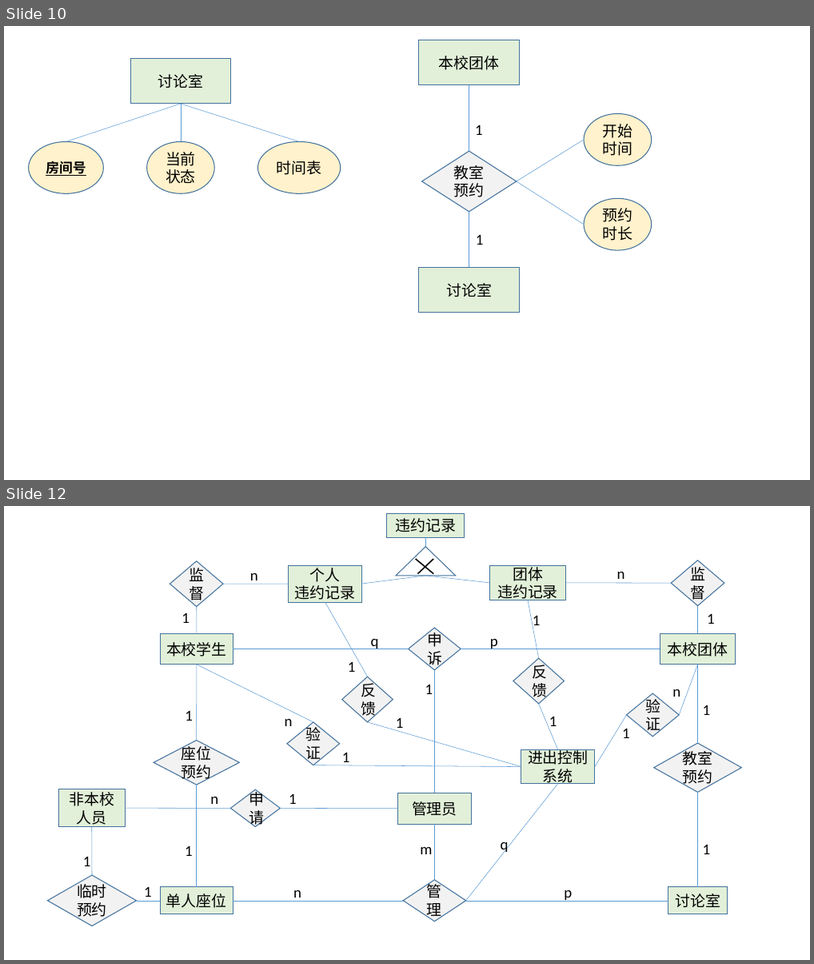
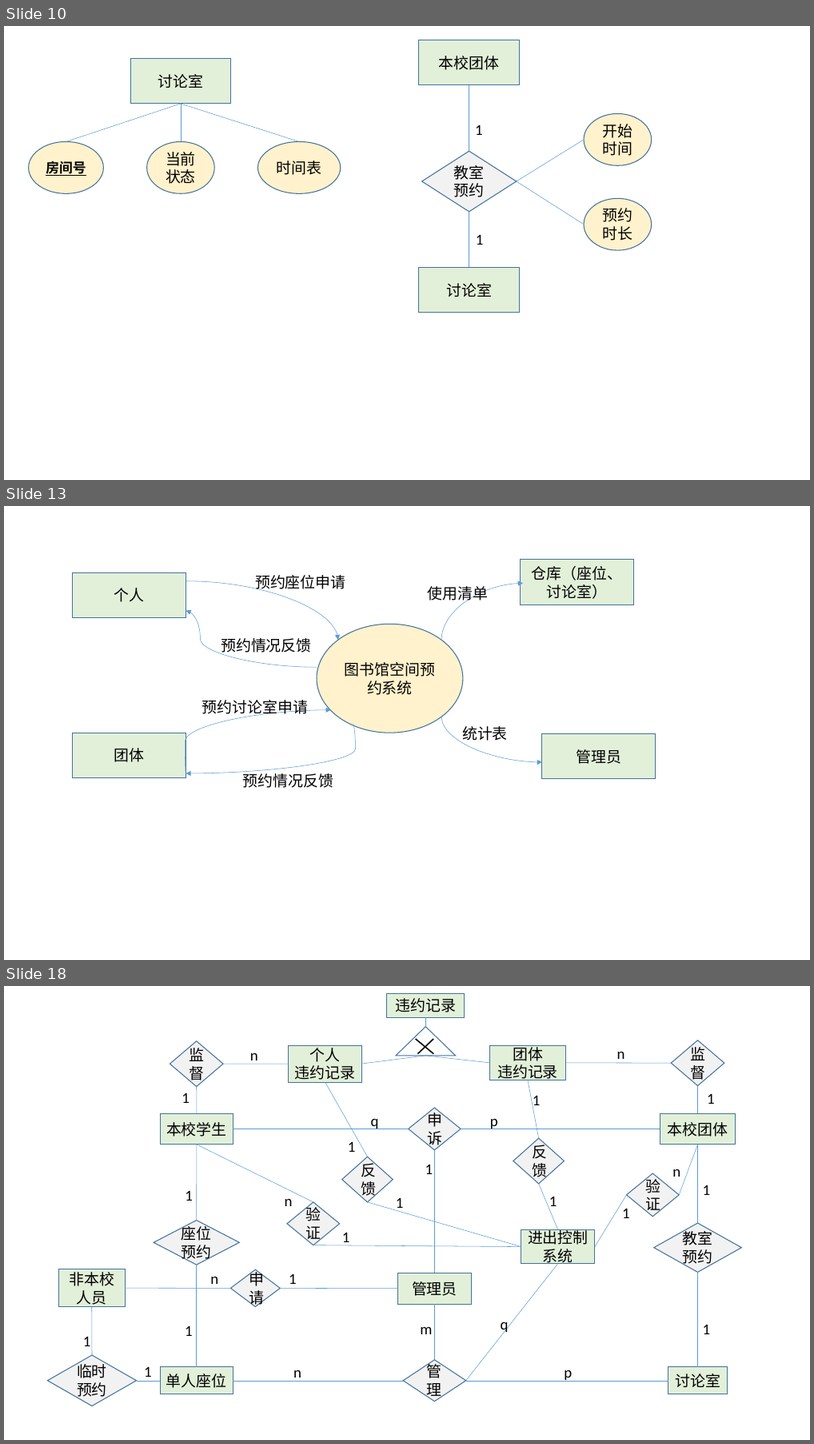
Before and after one commit to huangqiuyu/Database_BUAA, a slide deck: ours/E-R图初稿.pptx. Shown one above the other, each under a label of ours: slides 10 and 12 before the commit, slides 10, 13 and 18 after it; the slides between them are not shown. The pictures are 814x964 and 814x1444 pixels, drawn with LibreOffice and Linux fonts; fonts in the diff are those of the drawing. Boxes give left, top, right and bottom in pixels: in the first picture for what was removed or moved away, otherwise in the second. Text is boxed around its words. In the diff, an @@ line names an element or a change of style, - is before the commit and + after.

```diff
--- a/ours/E-R图初稿.pptx
+++ b/ours/E-R图初稿.pptx
@@ slide 13 added at bbox=[4, 506, 810, 960], background #FFFFFF @@
@@ rectangle added at bbox=[72, 572, 186, 618], fill #E2F0D9, outline #43739E 1 pt, 18 pt, text #000000 @@
+个人
@@ text added at bbox=[255, 575, 346, 592], 18 pt, text #000000 @@
+预约座位申请
@@ rectangle added at bbox=[521, 560, 634, 604], fill #E2F0D9, outline #43739E 1 pt, 18 pt, text #000000 @@
+仓库（座位、讨论室）
@@ curved arrow added from (186, 581) to (338, 640), #5B9BD5 0.5 pt @@
@@ text added at bbox=[428, 586, 489, 603], 18 pt, text #000000 @@
+使用清单
@@ curved arrow added from (442, 640) to (524, 584), #5B9BD5 0.5 pt @@
@@ curved arrow added from (317, 667) to (186, 611), #5B9BD5 0.5 pt @@
@@ ellipse added at bbox=[317, 624, 463, 733], fill #FFF2CC, outline #43739E 1 pt, 18 pt, text #000000 @@
+图书馆空间预约系统
@@ text added at bbox=[221, 638, 311, 656], 18 pt, text #000000 @@
+预约情况反馈
@@ curved arrow added from (186, 773) to (331, 710), #5B9BD5 0.5 pt @@
@@ text added at bbox=[202, 700, 308, 717], 18 pt, text #000000 @@
+预约讨论室申请
@@ curved arrow added from (442, 716) to (542, 762), #5B9BD5 0.5 pt @@
@@ rectangle added at bbox=[72, 733, 186, 778], fill #E2F0D9, outline #43739E 1 pt, 18 pt, text #000000 @@
+团体
@@ curved arrow added from (353, 724) to (186, 773), #5B9BD5 0.5 pt @@
@@ text added at bbox=[462, 726, 508, 744], 18 pt, text #000000 @@
+统计表
@@ rectangle added at bbox=[542, 733, 655, 779], fill #E2F0D9, outline #43739E 1 pt, 18 pt, text #000000 @@
+管理员
@@ text added at bbox=[243, 771, 334, 788], 18 pt, text #000000 @@
+预约情况反馈
@@ what was slide 12 is now slide 18 @@
```
Also in this commit, not shown: 3 slides changed, 6 other slides added, 1 other file.
